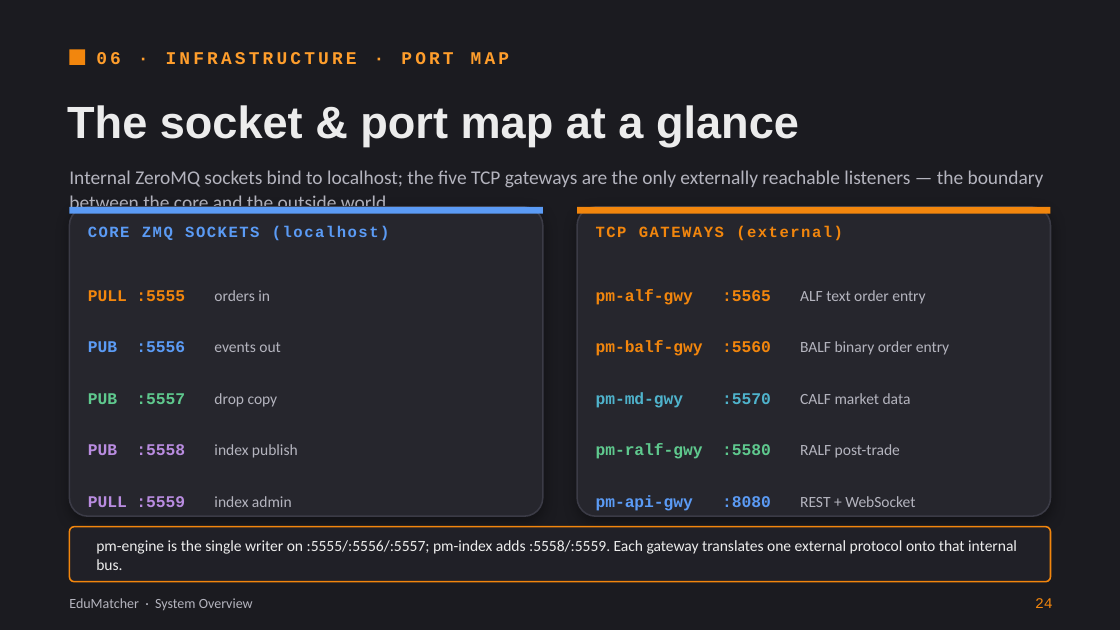
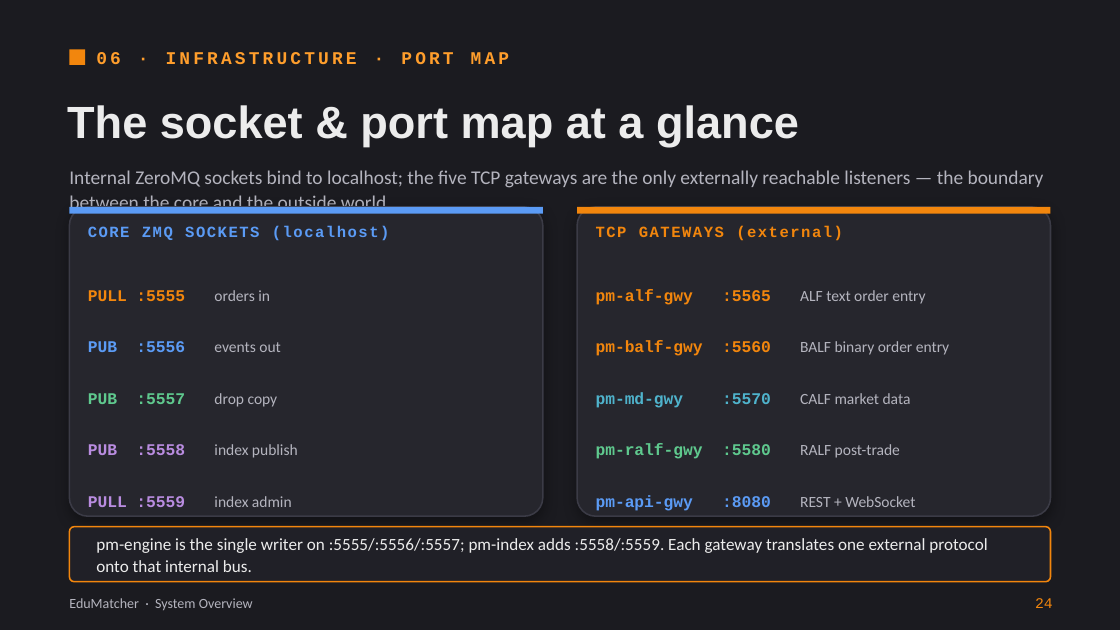
Before and after one commit to johan162/EduMatcher, a slide deck: slide 24 of docs/presentations/introduction-to-edumatcher.pptx. Drawn at 1120x630 pixels with LibreOffice and Linux fonts; fonts in the diff are those of the drawing. Boxes give left, top, right and bottom in pixels: in the first picture for what was removed or moved away, otherwise in the second. Text is boxed around its words. In the diff, an @@ line names an element or a change of style, - is before the commit and + after.

Commit message:
feat(dc): Add drop-copy observability: pm-dc-spy and ALF DC relay
New pm-dc-spy CLI: read-only ZMQ SUB client for the engine's drop-copy
  feed (:5557), mirroring pm-calf-spy's --format/--count/--raw conventions.
  Supports --gateway filtering and --replay-of for observing
  DropCopyPublisher.replay() traffic.

- New DC|STATE=ON|OFF command on pm-alf-gwy and pm-alf-console: relays
  drop_copy.event.{gateway_id} down a participant's own ALF session as
  async DC_FILL lines, scoped to that gateway's own fills. Closer to how
  real exchanges deliver drop copy (per-participant session relay) than a
  raw unauthenticated ZMQ subscription. pm-alf-console also gains a
  --drop-copy startup flag (default off).

- External clients still connect directly to :5557 (unauthenticated by
  design, consistent with the rest of EduMatcher's ZMQ bus).

```diff
--- a/docs/presentations/introduction-to-edumatcher.pptx
+++ b/docs/presentations/introduction-to-edumatcher.pptx
@@ text "pm-engine is the single writer ..." at box(96, 538, 987, 572): size 10 to 11 pt @@
```
Also in this commit, not shown: 2 other slides changed, 25 other files.
